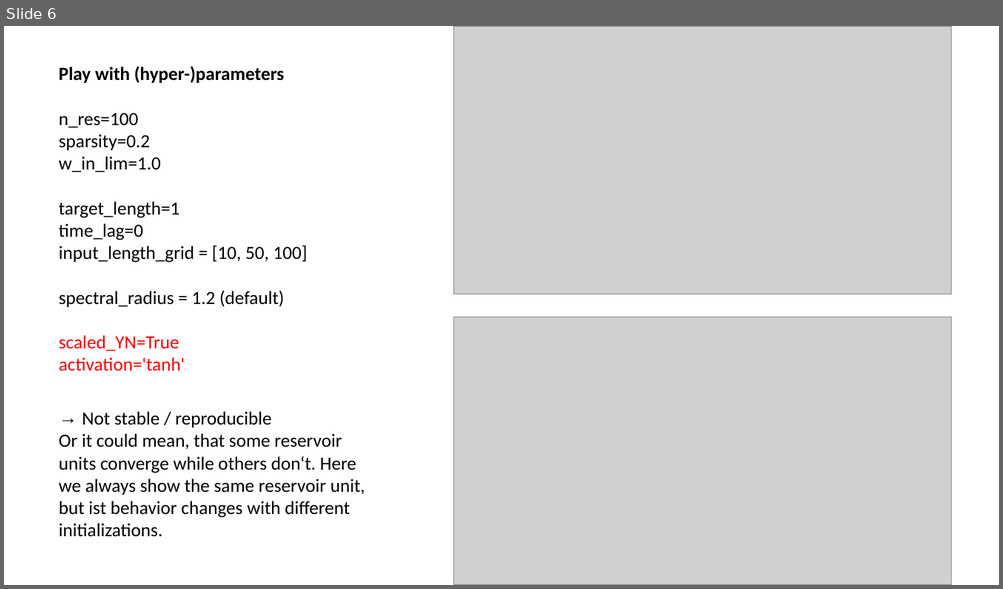
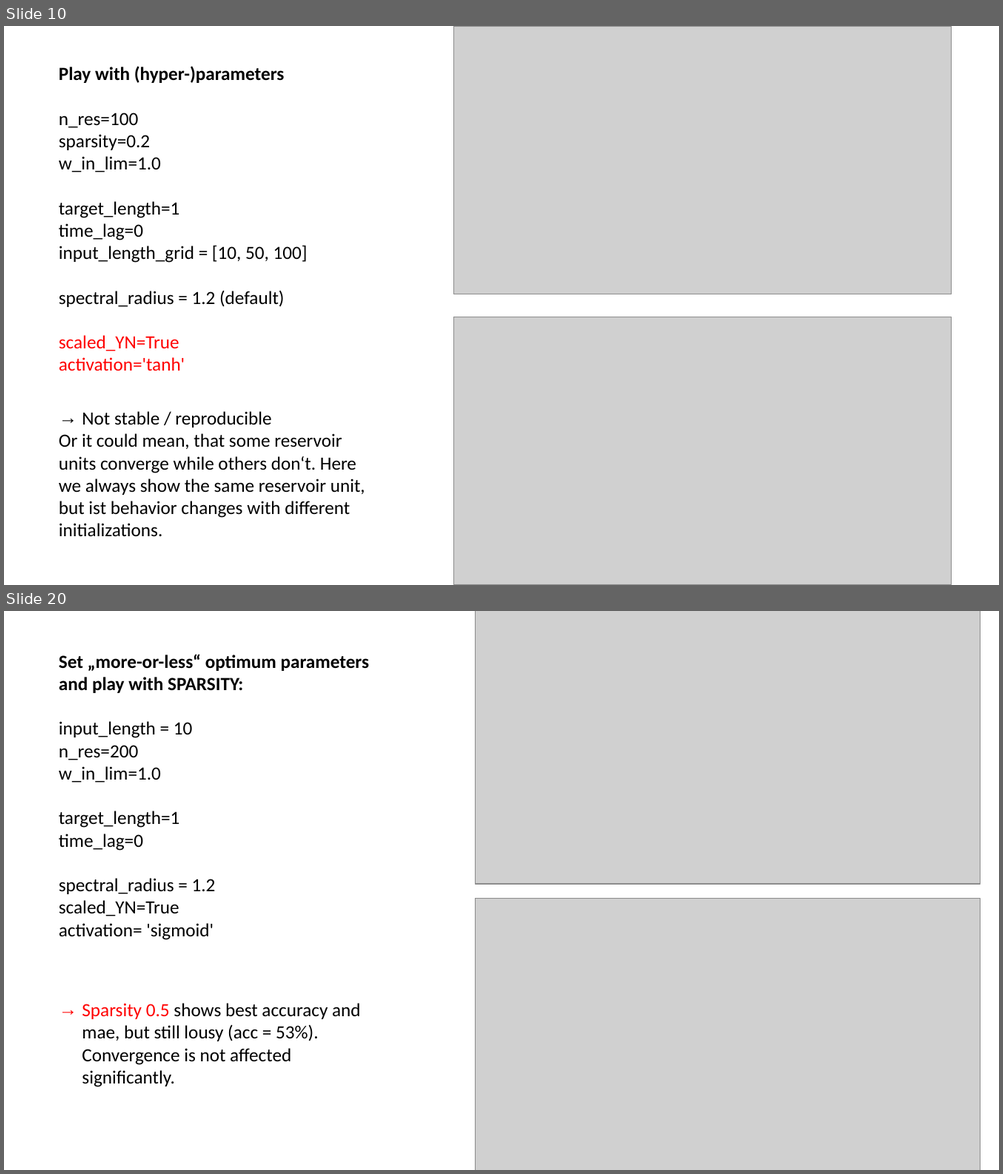
Before and after one commit to MarcoLandtHayen/EchoStateNetworks, a slide deck: ESN_exp01_BasicESN.pptx. Shown one above the other, each under a label of ours: slide 6 before the commit, slides 10 and 20 after it; the slides between them are not shown. The pictures are 1003x589 and 1003x1174 pixels, drawn with LibreOffice and Linux fonts; fonts in the diff are those of the drawing; grey boxes stand for pictures. Boxes give left, top, right and bottom in pixels: in the first picture for what was removed or moved away, otherwise in the second. Text is boxed around its words. In the diff, an @@ line names an element or a change of style, - is before the commit and + after.

```diff
--- a/ESN_exp01_BasicESN.pptx
+++ b/ESN_exp01_BasicESN.pptx
@@ slide 20 added at (4, 611, 999, 1170), background #FFFFFF @@
@@ picture added at (475, 611, 980, 884) @@
@@ text added at (59, 654, 370, 940), 18 pt, text #000000 @@
+Set „more-or-less“ optimum parameters
+and play with SPARSITY:
+input_length = 10
+n_res=200
+w_in_lim=1.0
+target_length=1
+time_lag=0
+spectral_radius = 1.2
+scaled_YN=True
+activation= 'sigmoid'
@@ picture added at (475, 898, 980, 1170) @@
@@ text added at (82, 1003, 361, 1088), 18 pt, text #000000 @@
+→ Sparsity 0.5 shows best accuracy and mae, but still lousy (acc = 53%). Convergence is not affected significantly.
@@ what was slide 6 is now slide 10 @@
```
Also in this commit, not shown: 9 slides changed, 7 other slides added, 2 other files.
